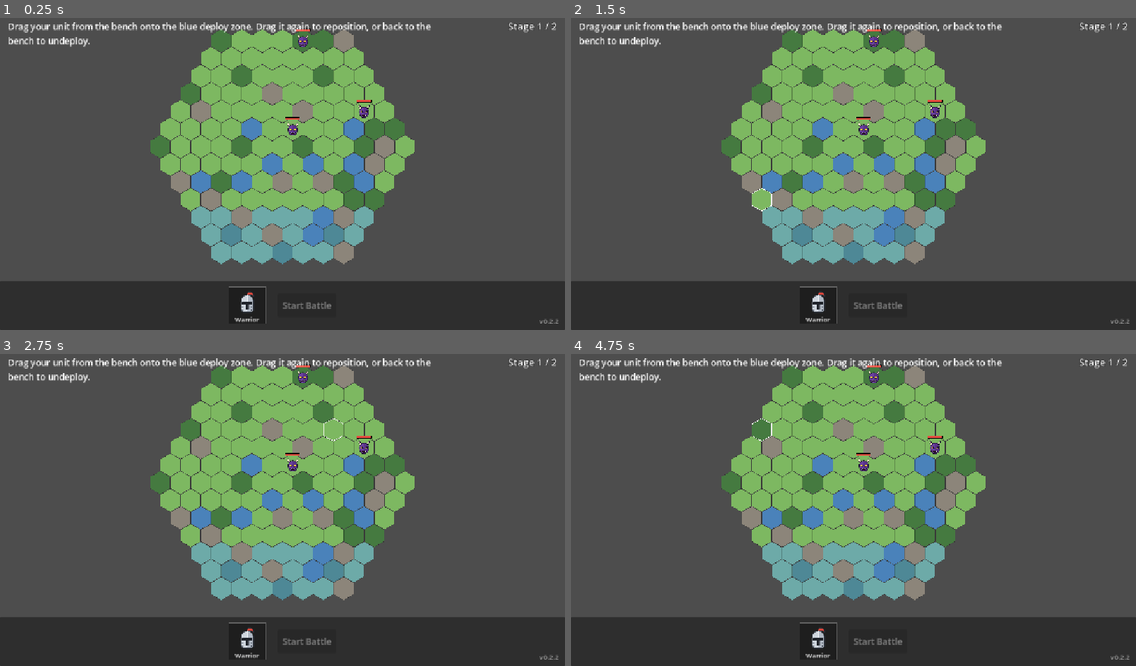
Above: before the commit, frames 1-4 (two rows, left to right).
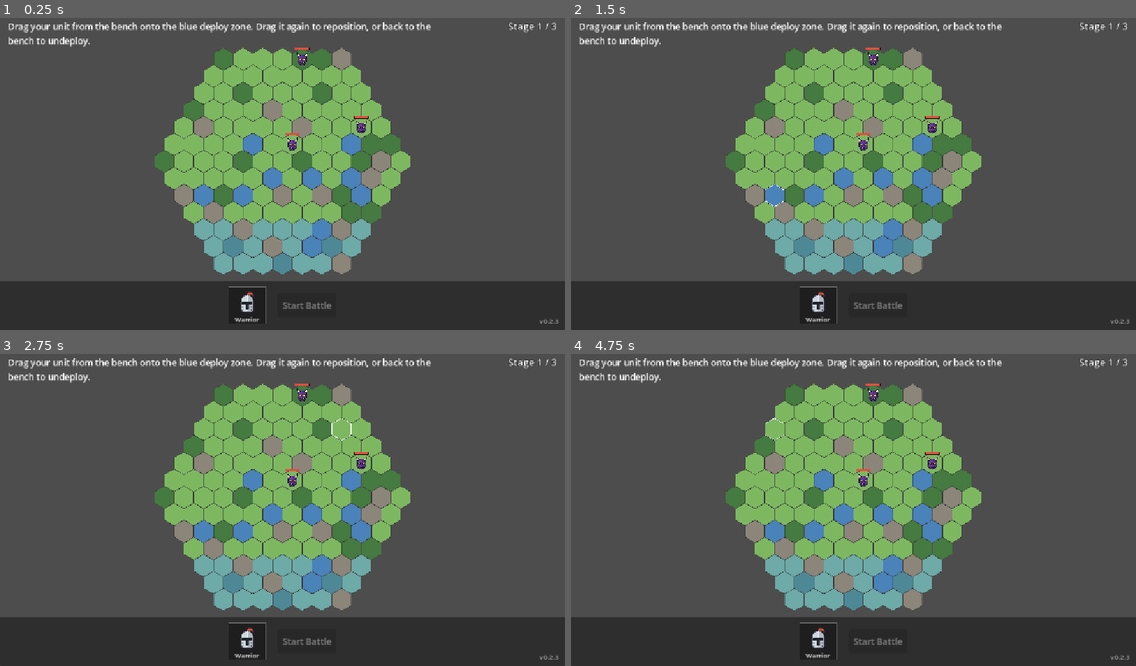
Above: after the commit, the same moments.

Repository: derek-chou/chess
Game: Godot game, scene res://scenes/Main.tscn
The game is run twice, just before and just after one commit, with the same random seed, the same clock (stepped at 60 frames per second) and the same inputs.
Inputs (mouse positions are in pixels of both pictures, inside the frame that each line leads up to):
- Up to frame 1 (0.25 s): no input
- Up to frame 2 (1.5 s): tap Enter at 0.5 s; drag from (819, 305) to (910, 102) at 0.52 s; drag from (740, 186) to (825, 233) at 1.27 s
- Up to frame 3 (2.75 s): tap Space at 2 s; move the mouse to (339, 438) at 2.02 s; click (339, 438) at 2.17 s
- Up to frame 4 (4.75 s): tap Enter at 2.75, 4.25 s; drag from (825, 569) to (684, 460) at 2.77 s; tap Space at 3.5 s; move the mouse to (1023, 553) at 3.52 s; click (1023, 553) at 3.67 s; drag from (684, 460) to (768, 428) at 4.27 s

The runs differ from the first frame. In frame 1, 16% of the frame differs, in the area x 26-99%, y 1-98%; in frame 2, 16%; in frame 3, 16%; in frame 4, 16%.

Commit message:
新增第三關（地圖放大、小怪 5 隻＋中怪 2 隻）；佈署鏡頭依地圖大小自動縮放；版號 v0.2.3

Diff:
--- /dev/null
+++ b/icons/brute.svg
@@ -0,0 +1,26 @@
+<svg xmlns="http://www.w3.org/2000/svg" width="128" height="128" viewBox="0 0 64 64">
+  <!-- 耳朵 -->
+  <path d="M13 30 L4 24 L8 36 Z" fill="#5e8f3a" stroke="#14200c" stroke-width="2" stroke-linejoin="round"/>
+  <path d="M51 30 L60 24 L56 36 Z" fill="#4a7530" stroke="#14200c" stroke-width="2" stroke-linejoin="round"/>
+  <!-- 頭 -->
+  <path d="M32 10 C45 10 53 19 53 32 C53 47 44 59 32 59 C20 59 11 47 11 32 C11 19 19 10 32 10 Z" fill="#6fa344" stroke="#14200c" stroke-width="2.5"/>
+  <!-- 右側陰影 -->
+  <path d="M32 10 C45 10 53 19 53 32 C53 47 44 59 32 59 Z" fill="#4a7530" opacity="0.55"/>
+  <!-- 鐵盔 -->
+  <path d="M12 26 C12 15 21 8 32 8 C43 8 52 15 52 26 C45 22 39 21 32 21 C25 21 19 22 12 26 Z" fill="#7d8590" stroke="#14200c" stroke-width="2" stroke-linejoin="round"/>
+  <circle cx="22" cy="17" r="1.6" fill="#4b525c"/>
+  <circle cx="32" cy="14" r="1.6" fill="#4b525c"/>
+  <circle cx="42" cy="17" r="1.6" fill="#4b525c"/>
+  <!-- 粗眉 -->
+  <path d="M17 29 L29 32" stroke="#14200c" stroke-width="3.5" stroke-linecap="round"/>
+  <path d="M47 29 L35 32" stroke="#14200c" stroke-width="3.5" stroke-linecap="round"/>
+  <!-- 小眼 -->
+  <circle cx="24" cy="36" r="2.6" fill="#ff8a2a" stroke="#14200c" stroke-width="1.2"/>
+  <circle cx="40" cy="36" r="2.6" fill="#ff8a2a" stroke="#14200c" stroke-width="1.2"/>
+  <!-- 鼻 -->
+  <path d="M29 40 C30 43 34 43 35 40" fill="none" stroke="#14200c" stroke-width="1.8" stroke-linecap="round"/>
+  <!-- 嘴與上翹獠牙 -->
+  <path d="M20 48 C26 52 38 52 44 48" fill="none" stroke="#14200c" stroke-width="2.5" stroke-linecap="round"/>
+  <path d="M22 49.5 L20 41 L26 49 Z" fill="#f4ecd6" stroke="#14200c" stroke-width="1.3" stroke-linejoin="round"/>
+  <path d="M42 49.5 L44 41 L38 49 Z" fill="#f4ecd6" stroke="#14200c" stroke-width="1.3" stroke-linejoin="round"/>
+</svg>
--- a/project.godot
+++ b/project.godot
@@ -11,7 +11,7 @@
 [application]
 
 config/name="chess"
-config/version="0.2.2"
+config/version="0.2.3"
 run/main_scene="res://scenes/Main.tscn"
 config/features=PackedStringArray("4.7", "GL Compatibility")
 config/icon="res://icon.svg"
--- a/scripts/main.gd
+++ b/scripts/main.gd
@@ -62,12 +62,14 @@
 const DEPLOY_ROWS := 3
 const ENEMY_TYPES := {
 	"minion": {"name": "Minion", "icon": preload("res://icons/monster.svg"), "move_range": 3, "max_hp": 12, "attack": 4, "defense": 0, "crit_chance": 0.1},
+	"brute": {"name": "Brute", "icon": preload("res://icons/brute.svg"), "move_range": 3, "max_hp": 18, "attack": 5, "defense": 1, "crit_chance": 0.1, "radius": 29.0},
 	"boss": {"name": "Boss", "icon": preload("res://icons/boss.svg"), "move_range": 3, "max_hp": 24, "attack": 5, "defense": 1, "crit_chance": 0.15, "radius": 33.0},
 }
-## 每關出場的敵人種類，以及過關後可分配的升級點數
+## 每關的地圖半徑、出場敵人，以及過關後可分配的升級點數
 const STAGES := [
-	{"enemies": ["minion", "minion", "minion"], "reward_points": 3},
-	{"enemies": ["minion", "minion", "minion", "boss"], "reward_points": 3},
+	{"map_radius": 6, "enemies": ["minion", "minion", "minion"], "reward_points": 3},
+	{"map_radius": 6, "enemies": ["minion", "minion", "minion", "boss"], "reward_points": 3},
+	{"map_radius": 7, "enemies": ["minion", "minion", "minion", "minion", "minion", "brute", "brute"], "reward_points": 3},
 ]
 ## 可升級的數值：每點提升量與顯示格式
 const UPGRADES := [
@@ -78,14 +80,14 @@
 const PLAYER_ROSTER := [
 	{"name": "Warrior", "icon": preload("res://icons/warrior.svg"), "move_range": 3, "max_hp": 30, "attack": 6, "defense": 0, "crit_chance": 0.2},
 ]
-## 佈署階段將鏡頭縮小，讓整張地圖與佈署欄同時可見
-const DEPLOY_ZOOM := 0.6
+## 佈署階段鏡頭縮放時，畫面上方保留給說明文字的高度（像素）
+const DEPLOY_TOP_MARGIN := 60.0
 
 func _ready() -> void:
 	version_label.text = "v%s" % ProjectSettings.get_setting("application/config/version", "0.0.0")
 	restart_button.pressed.connect(_on_restart_pressed)
 	stage_label.text = "Stage %d / %d" % [current_stage + 1, STAGES.size()]
-	hex_map.generate_map()
+	hex_map.generate_map(STAGES[current_stage]["map_radius"])
 	hex_map.setup_deploy_zone(DEPLOY_ROWS)
 	_spawn_enemies()
 	_setup_bench()
@@ -132,9 +134,16 @@
 	phase = Phase.DEPLOY
 	hex_map.show_deploy_zone = true
 	bench.visible = true
-	camera.zoom = Vector2(DEPLOY_ZOOM, DEPLOY_ZOOM)
-	# 讓地圖置中於佈署欄上方的可視區域
-	camera.position = Vector2(0, -bench.offset_top / 2.0 / DEPLOY_ZOOM)
+	# 依地圖大小縮放鏡頭，讓整張地圖落在說明文字與佈署欄之間
+	var view := get_viewport_rect().size
+	var bench_height := -bench.offset_top
+	var map_size := Vector2(
+		HexUtils.SQRT3 * hex_map.hex_size * (2 * hex_map.map_radius + 1),
+		hex_map.hex_size * (3 * hex_map.map_radius + 2))
+	var avail := Vector2(view.x - 32.0, view.y - bench_height - DEPLOY_TOP_MARGIN - 24.0)
+	var zoom := minf(1.0, minf(avail.x / map_size.x, avail.y / map_size.y))
+	camera.zoom = Vector2(zoom, zoom)
+	camera.position = Vector2(0, (bench_height - DEPLOY_TOP_MARGIN) / 2.0 / zoom)
 	_refresh_deploy_ui()
 	_update_info(DEPLOY_INFO)
 
Not shown, added: icons/brute.svg.import
